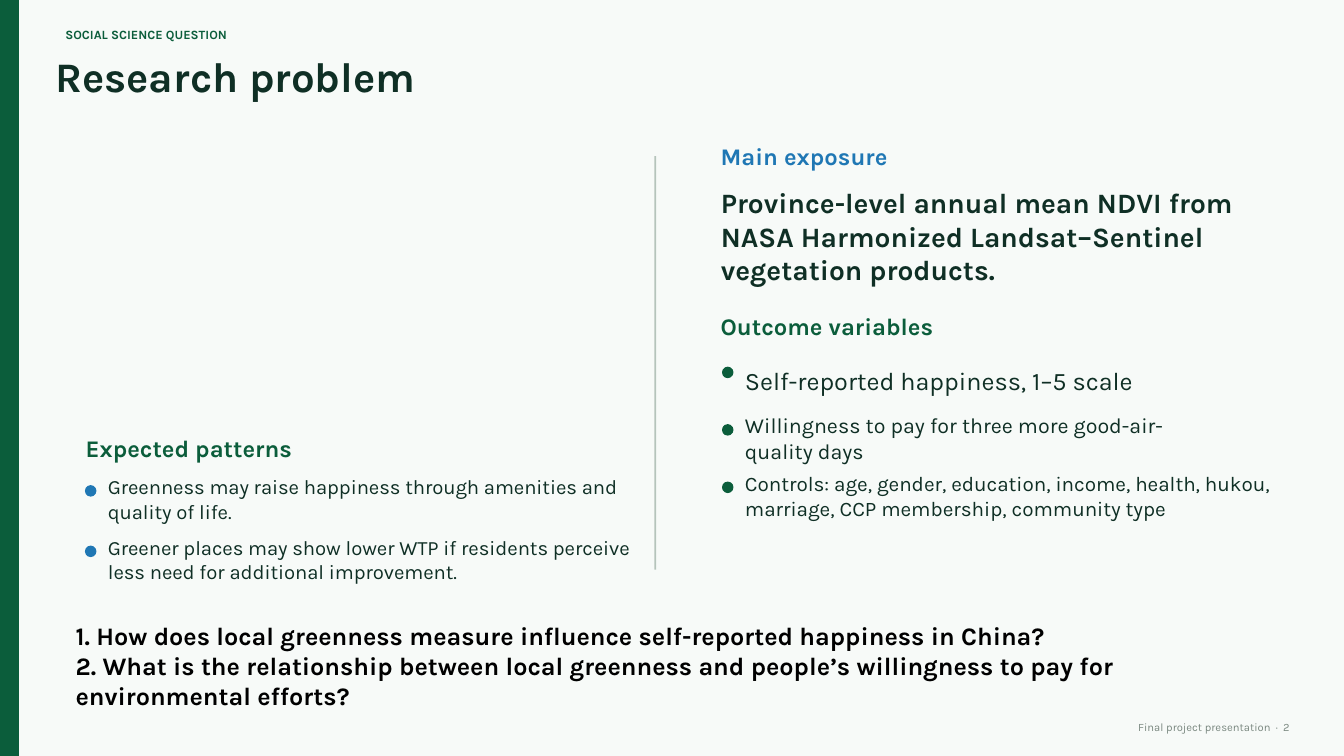
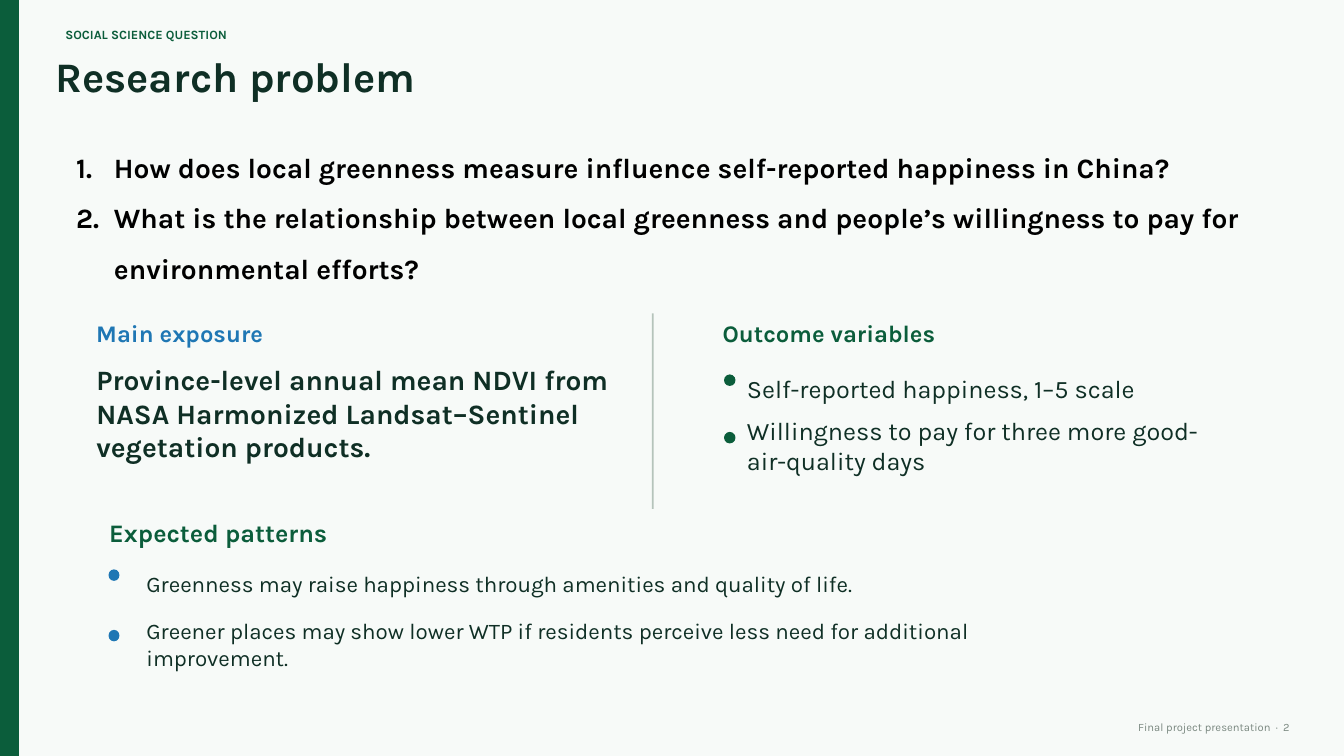
Before and after one commit to tingruiray/final-project-greenness-infrastructure-happiness, a slide deck: slide 2 of presentation_slides.pptx. Drawn at 1344x756 pixels with LibreOffice and Linux fonts; fonts in the diff are those of the drawing. Boxes give left, top, right and bottom in pixels: in the first picture for what was removed or moved away, otherwise in the second. Text is boxed around its words. In the diff, an @@ line names an element or a change of style, - is before the commit and + after.

```diff
--- a/presentation_slides.pptx
+++ b/presentation_slides.pptx
@@ text at (114, 158, 1238, 280): text changed; size 18 to 20 pt @@
-1. How does local greenness measure influence self-reported happiness in China?
-2. What is the relationship between local greenness and people’s willingness to pay for environmental efforts?
+1. How does local greenness measure influence self-reported happiness in China?
+2. What is the relationship between local greenness and people’s willingness to pay for environmental efforts?
@@ text "Main exposure": place and size @@
-text "Main exposure" at (721, 148, 887, 171)
+text "Main exposure" at (96, 325, 263, 348)
@@ line moved from (655, 156) - (655, 570) to (653, 314) - (653, 509) @@
@@ text "Province-level annual mean NDVI from ...": place and size @@
-text "Province-level annual mean NDVI from ..." at (721, 193, 1233, 287)
+text "Province-level annual mean NDVI from ..." at (96, 370, 608, 464)
@@ ellipse: place and size @@
-ellipse at (723, 368, 733, 378)
+ellipse at (725, 375, 735, 385)
@@ 2 texts, 1 ellipse: place and size @@
-2 texts, 1 ellipse at (721, 318, 1133, 435)
+2 texts, 1 ellipse at (723, 325, 1135, 443)
@@ text "Willingness to pay for three ..." at (747, 422, 1197, 476): size 15.3 to 18 pt @@
@@ text removed at (745, 476, 1270, 521) @@
-Controls: age, gender, education, income, health, hukou, marriage, CCP membership, community type
@@ ellipse removed at (723, 483, 733, 493) @@
@@ text "Expected patterns": place and size @@
-text "Expected patterns" at (86, 440, 292, 463)
+text "Expected patterns" at (109, 524, 327, 548)
@@ text "Expected patterns" at (109, 524, 327, 548): size 17 to 18 pt @@
@@ text "Greenness may raise happiness through ...": place and size @@
-text "Greenness may raise happiness through ..." at (108, 480, 617, 524)
+text "Greenness may raise happiness through ..." at (146, 576, 852, 598)
@@ text "Greenness may raise happiness through ..." at (146, 576, 852, 598): size 14.4 to 16 pt @@
@@ ellipse: place and size @@
-ellipse at (86, 486, 96, 496)
+ellipse at (109, 571, 118, 581)
@@ text "Greener places may show lower ..." at (146, 623, 969, 672): size 14.4 to 16 pt @@
@@ text "Greener places may show lower ...": place and size @@
-text "Greener places may show lower ..." at (108, 541, 630, 584)
+text "Greener places may show lower ..." at (146, 623, 969, 672)
@@ ellipse: place and size @@
-ellipse at (86, 546, 96, 557)
+ellipse at (109, 631, 118, 641)
```
Also in this commit, not shown: 2 other slides changed, 1 slide added, 1 slide removed.
